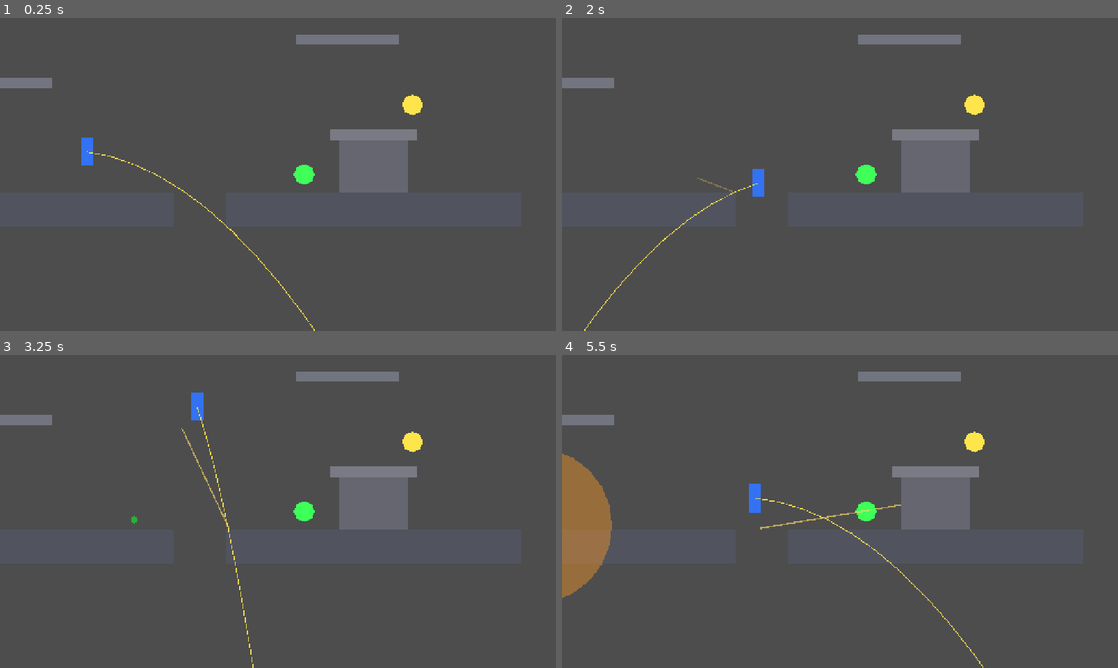
Above: before the commit, frames 1-4 (two rows, left to right).
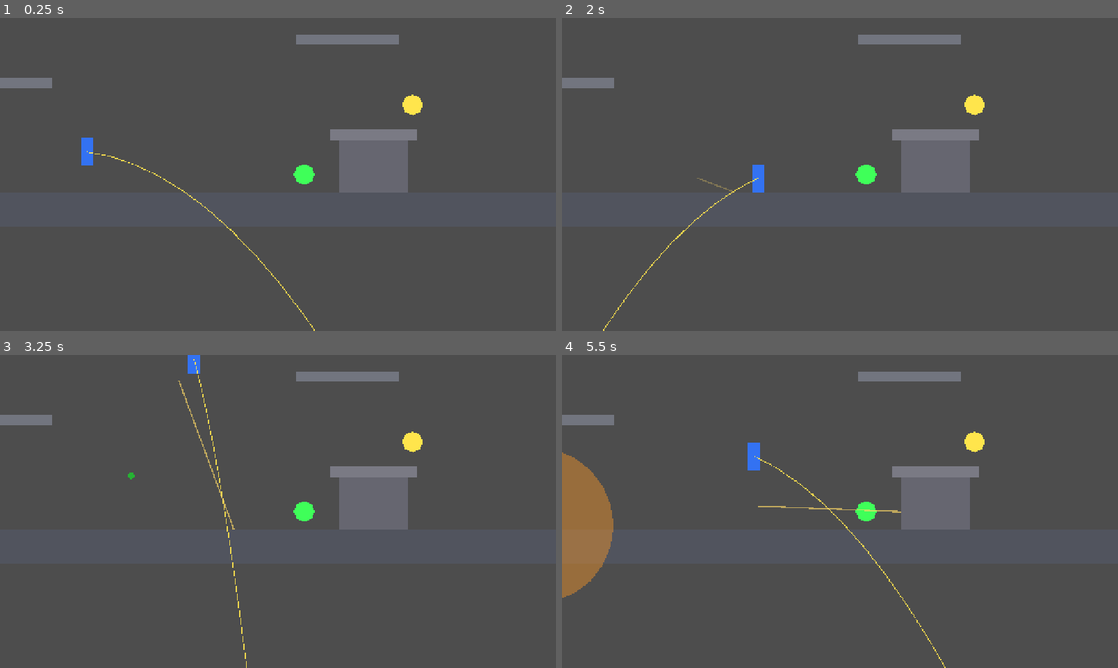
Above: after the commit, the same moments.

Repository: techafreshh/jetpack
Game: Godot game, scene res://scenes/match.tscn
Two runs of this game, one before a commit and one after it. Both use one fixed random seed, a clock stepped at 60 frames per second and the inputs below. This scene is started directly instead of the project's main scene.
Inputs (mouse positions are in pixels of both pictures, inside the frame that each line leads up to):
- Up to frame 1 (0.25 s): no input
- Up to frame 2 (2 s): tap Enter at 0.5 s; move the mouse to (962, 158) at 0.52 s; hold S (crouch) 0.53-1.28 s; hold D (move_right) from 0.53 s (still down); click (962, 158) at 0.67 s; tap W at 0.77, 1.52 s; move the mouse to (728, 190) at 1.27 s; click (728, 190) at 1.35 s
- Up to frame 3 (3.25 s): move the mouse to (333, 442) at 2.02 s; release D (move_right) at 2.03 s; hold A (move_left) 2.03-2.78 s; hold Space (fly) 2.03-2.78 s; move the mouse to (250, 574) at 2.77 s; hold D (move_right) from 2.78 s (still down); tap G (throw_grenade) at 2.85 s; click (250, 574) at 2.92 s; tap W at 3.02 s
- Up to frame 4 (5.5 s): move the mouse to (1006, 558) at 3.52 s; hold S (crouch) 3.53-4.28 s; tap W at 3.77, 4.52 s; move the mouse to (673, 464) at 4.27 s; release D (move_right) at 4.28 s; hold A (move_left) 4.28-5.03 s; click (673, 464) at 4.35 s; move the mouse to (867, 511) at 5.02 s; hold D (move_right) from 5.03 s (still down); hold Space (fly) from 5.03 s (still down); click (867, 511) at 5.17 s

The runs differ from the first frame. In frame 2, 0.3% of the frame differs, in the area x 4-37%, y 46-100%; in frame 3, 0.8%; in frame 4, 1.0%, in the area x 0-76%, y 28-100%.

Commit message:
Issue #30: close floor gaps with FloorGap0/1/2 filler slabs

Diff:
--- a/jetpack/scenes/arena/greybox.tscn
+++ b/jetpack/scenes/arena/greybox.tscn
@@ -12,6 +12,15 @@
 [sub_resource type="RectangleShape2D" id="RectangleShape2D_floor_d"]
 size = Vector2(880, 80)
 
+[sub_resource type="RectangleShape2D" id="RectangleShape2D_gap_0"]
+size = Vector2(120, 80)
+
+[sub_resource type="RectangleShape2D" id="RectangleShape2D_gap_1"]
+size = Vector2(120, 80)
+
+[sub_resource type="RectangleShape2D" id="RectangleShape2D_gap_2"]
+size = Vector2(120, 80)
+
 [sub_resource type="RectangleShape2D" id="RectangleShape2D_plat_0"]
 size = Vector2(240, 24)
 
@@ -115,6 +124,36 @@
 [node name="Visual" type="Polygon2D" parent="FloorD"]
 color = Color(0.32, 0.33, 0.37, 1)
 polygon = PackedVector2Array(-440, -40, 440, -40, 440, 40, -440, 40)
+
+[node name="FloorGap0" type="StaticBody2D" parent="."]
+position = Vector2(460, 440)
+
+[node name="Collision" type="CollisionShape2D" parent="FloorGap0"]
+shape = SubResource("RectangleShape2D_gap_0")
+
+[node name="Visual" type="Polygon2D" parent="FloorGap0"]
+color = Color(0.32, 0.33, 0.37, 1)
+polygon = PackedVector2Array(-60, -40, 60, -40, 60, 40, -60, 40)
+
+[node name="FloorGap1" type="StaticBody2D" parent="."]
+position = Vector2(1260, 440)
+
+[node name="Collision" type="CollisionShape2D" parent="FloorGap1"]
+shape = SubResource("RectangleShape2D_gap_1")
+
+[node name="Visual" type="Polygon2D" parent="FloorGap1"]
+color = Color(0.32, 0.33, 0.37, 1)
+polygon = PackedVector2Array(-60, -40, 60, -40, 60, 40, -60, 40)
+
+[node name="FloorGap2" type="StaticBody2D" parent="."]
+position = Vector2(2260, 440)
+
+[node name="Collision" type="CollisionShape2D" parent="FloorGap2"]
+shape = SubResource("RectangleShape2D_gap_2")
+
+[node name="Visual" type="Polygon2D" parent="FloorGap2"]
+color = Color(0.32, 0.33, 0.37, 1)
+polygon = PackedVector2Array(-60, -40, 60, -40, 60, 40, -60, 40)
 
 [node name="Plat0" type="StaticBody2D" parent="."]
 position = Vector2(0, 150)
Not shown: 1 places in jetpack/scenes/arena/greybox.tscn that only renumber resources
